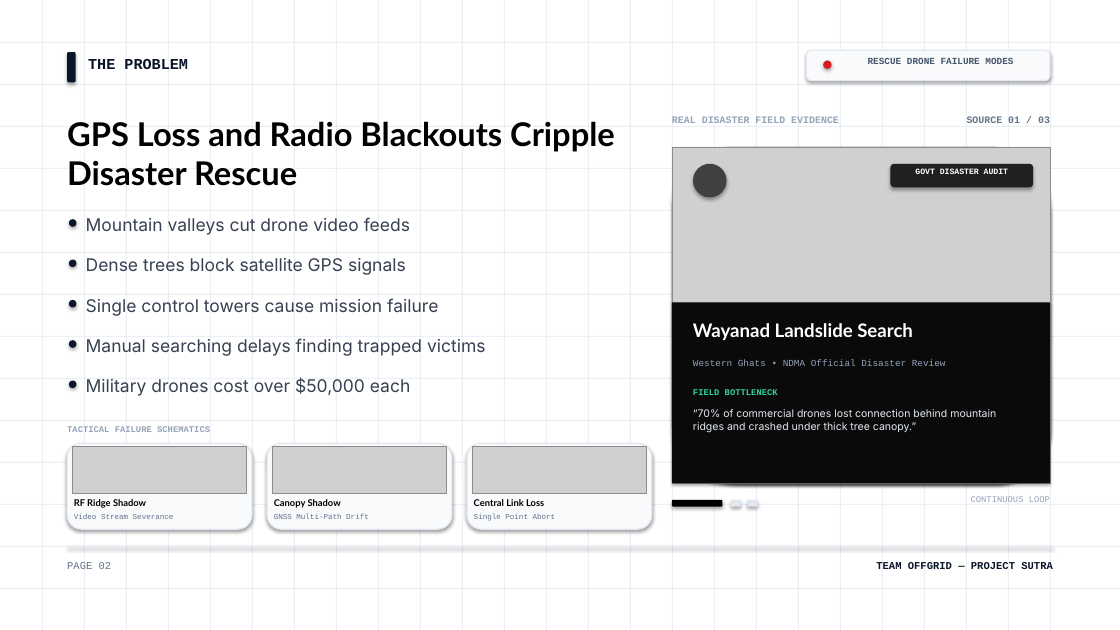
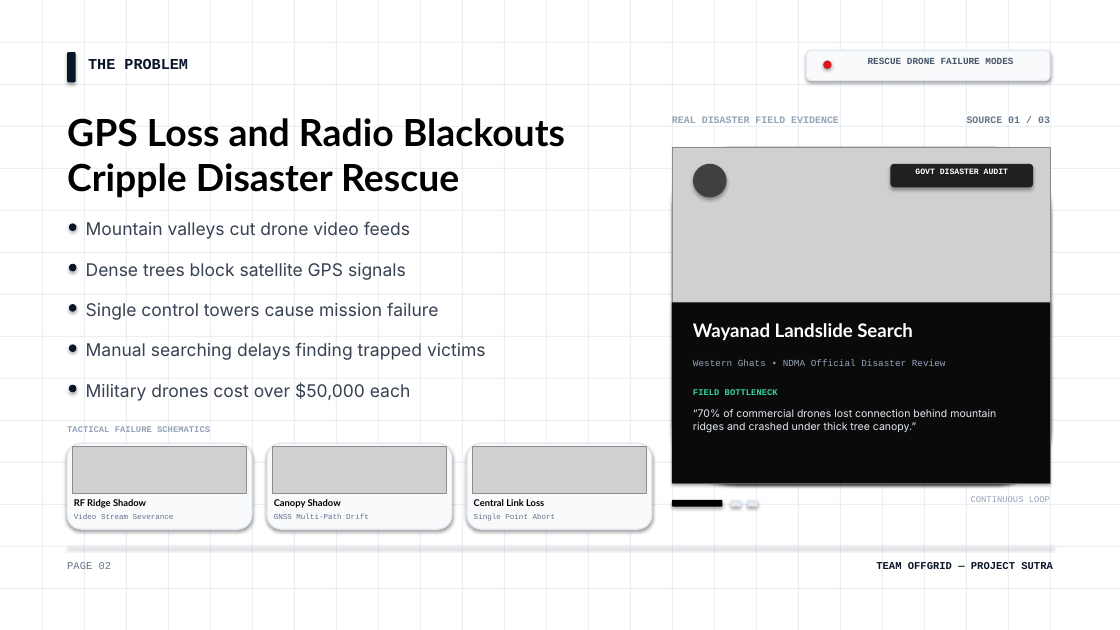
Before and after one commit to Harika-reddy2628/SUTRA-PPT, a slide deck: slide 2 of sutra_pitch_deck.pptx. Drawn at 1120x630 pixels with LibreOffice and Linux fonts; fonts in the diff are those of the drawing; grey boxes stand for pictures. Boxes give left, top, right and bottom in pixels: in the first picture for what was removed or moved away, otherwise in the second. Text is boxed around its words. In the diff, an @@ line names an element or a change of style, - is before the commit and + after.

Commit message:
style(slides): increase main headline font size on Slide 2 for greater visual impact

```diff
--- a/sutra_pitch_deck.pptx
+++ b/sutra_pitch_deck.pptx
@@ text "GPS Loss and Radio Blackouts ..." at (67,118,565,198): size 28 to 32 pt @@
@@ 5 texts, 5 ellipses: place and size @@
-5 texts, 5 ellipses at (69,217,486,396)
+5 texts, 5 ellipses at (69,221,486,401)
```
Also in this commit, not shown: 5 other files.
